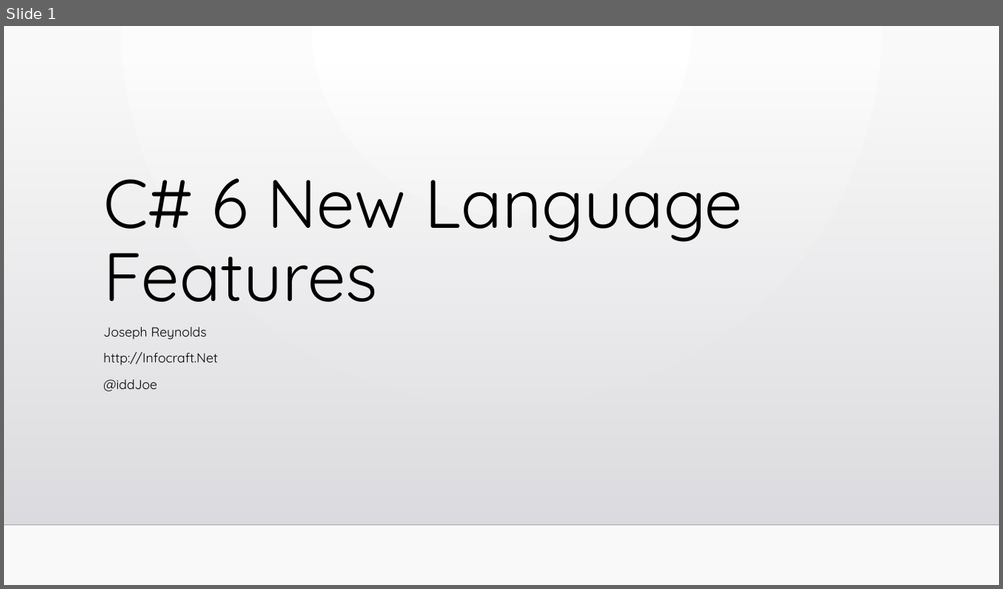
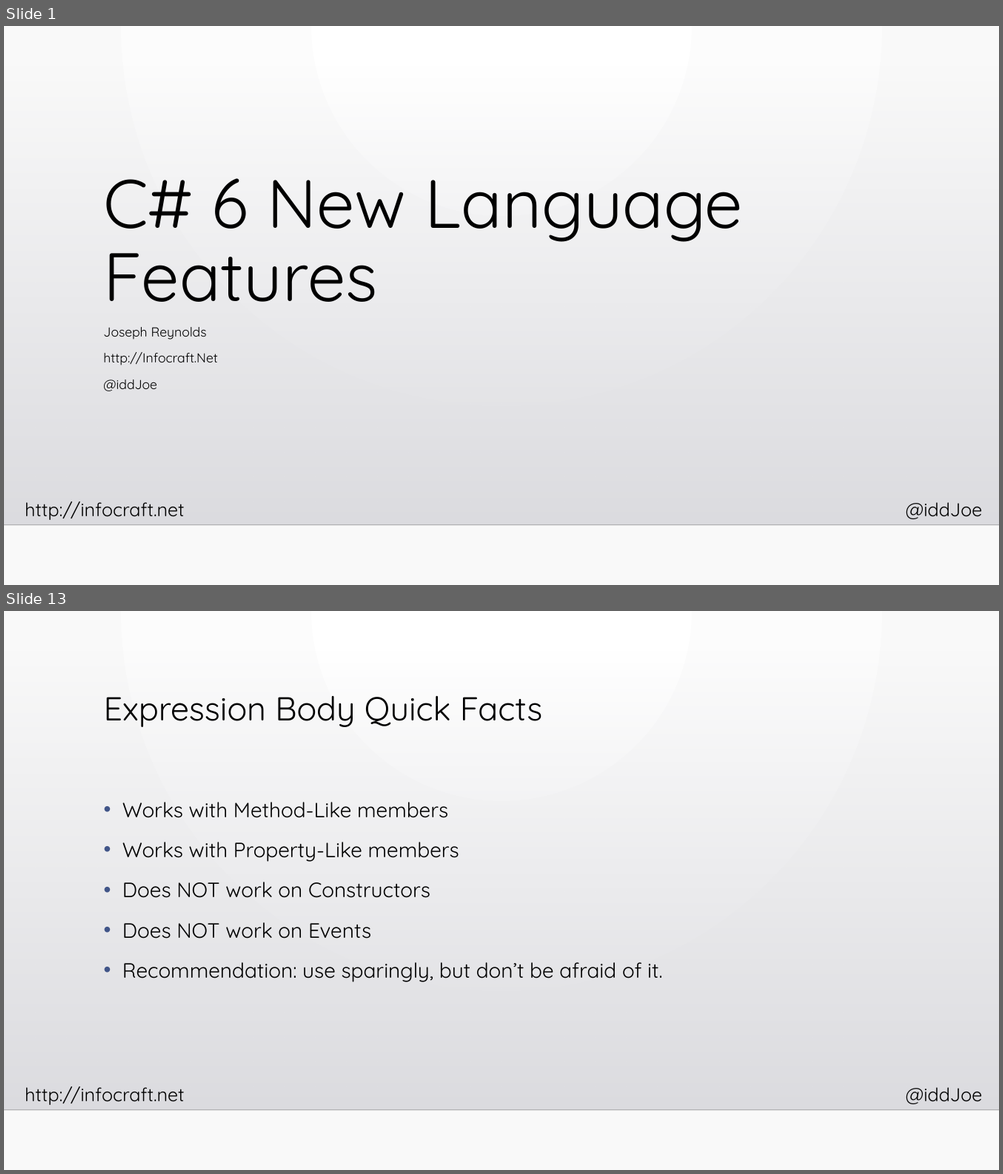
Before and after one commit to InfoCraftDotNet/CSharp-6-New-Language-Features, a slide deck: Slides/CSharp-6-New-Language-Features.pptx. Shown one above the other, each under a label of ours: slide 1 before the commit, slides 1 and 13 after it; the slides between them are not shown. The pictures are 1003x589 and 1003x1174 pixels, drawn with LibreOffice and Linux fonts; fonts in the diff are those of the drawing; background and template pictures are left out. Boxes give left, top, right and bottom in pixels: in the first picture for what was removed or moved away, otherwise in the second. Text is boxed around its words. In the diff, an @@ line names an element or a change of style, - is before the commit and + after.

```diff
--- a/Slides/CSharp-6-New-Language-Features.pptx
+++ b/Slides/CSharp-6-New-Language-Features.pptx
@@ slide 13 added at bbox=[4, 611, 999, 1170], background gradient #FFFFFF to #FAFAFA; not listed: 4 template elements that a slide beside it also shows @@
@@ title added at bbox=[104, 696, 543, 727], 32 pt, text #000000 @@
+Expression Body Quick Facts
@@ text added at bbox=[122, 802, 663, 982], 20 pt, text #000000 @@
+• Works with Method-Like members
+• Works with Property-Like members
+• Does NOT work on Constructors
+• Does NOT work on Events
+• Recommendation: use sparingly, but don’t be afraid of it.
@@ slide 1 changed as well @@
@@ text added at bbox=[25, 502, 185, 520], 18 pt, text #000000 @@
+http://infocraft.net
@@ text added at bbox=[905, 503, 982, 520], 18 pt, text #000000 @@
+@iddJoe
```
Also in this commit, not shown: 20 other slides added, 17 other files.
